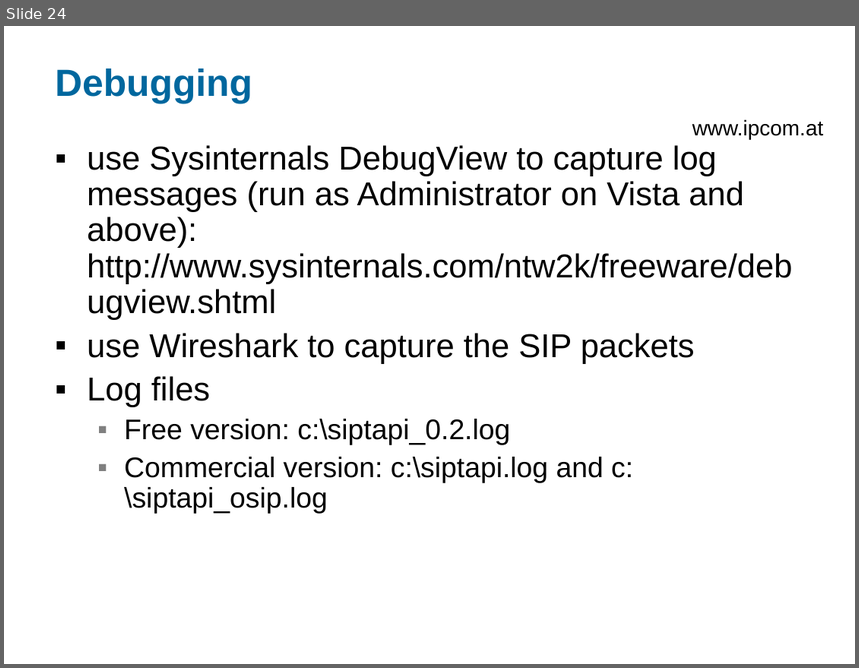
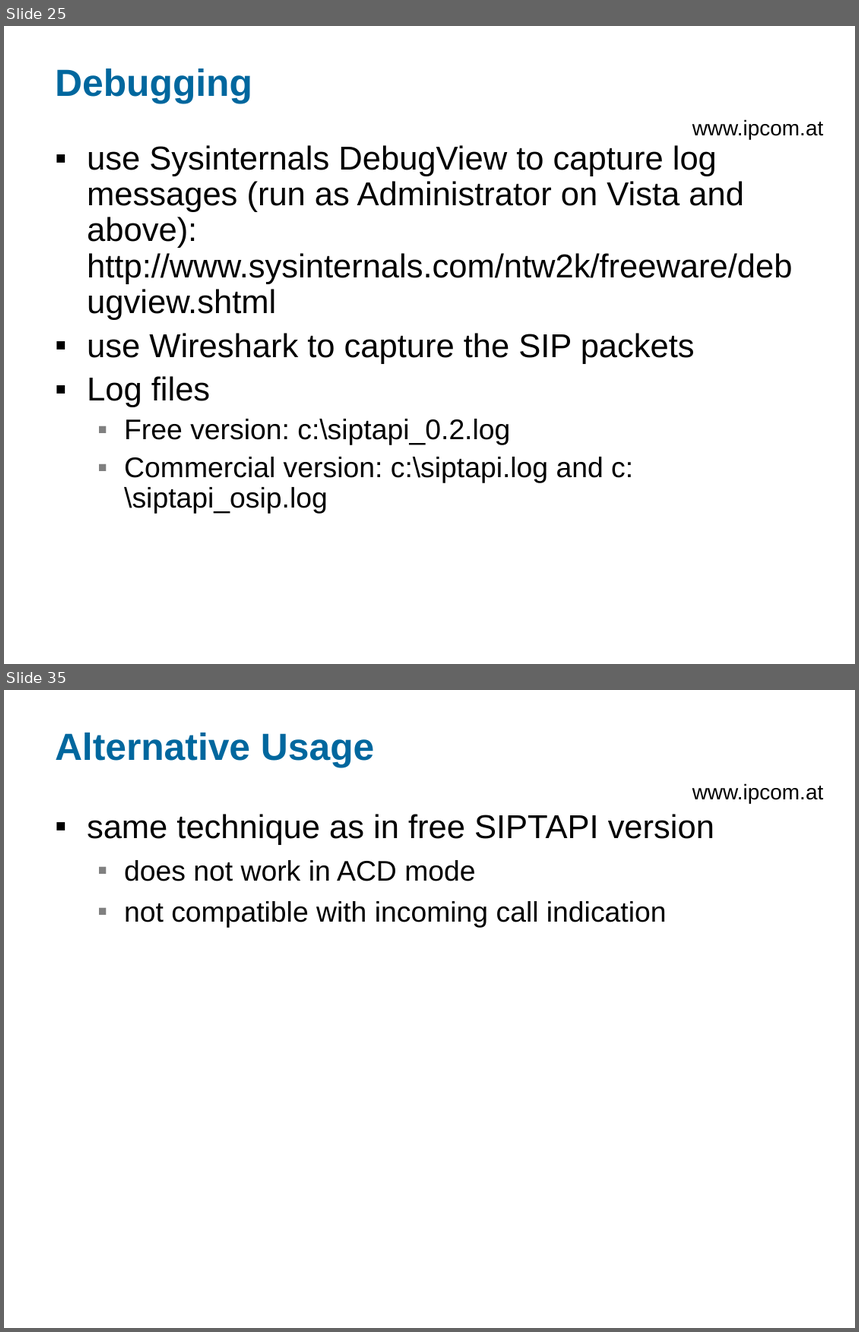
Before and after one commit to egilkh/siptapi, a slide deck: doc/SIPTAPI-README.ppt. Shown one above the other, each under a label of ours: slide 24 before the commit, slides 25 and 35 after it; the slides between them are not shown. The pictures are 859x668 and 859x1332 pixels, drawn with LibreOffice and Linux fonts; fonts in the diff are those of the drawing; background and template pictures are left out. Boxes give left, top, right and bottom in pixels: in the first picture for what was removed or moved away, otherwise in the second. Text is boxed around its words. In the diff, an @@ line names an element or a change of style, - is before the commit and + after.

Commit message:
READMe now also contains the description of the commercial SIPTAPI

```diff
--- a/doc/SIPTAPI-README.ppt
+++ b/doc/SIPTAPI-README.ppt
@@ slide 35 added at <box>4,690,855,1328</box>, background #FFFFFF; not listed: 1 template element that a slide beside it also shows @@
@@ title added at <box>55,733,374,768</box>, 32 pt, text #00679E, bold @@
+Alternative Usage
@@ text added at <box>87,814,715,928</box>, 24 pt, text #000000 @@
+▪ same technique as in free SIPTAPI version
+  ▪ does not work in ACD mode
+  ▪ not compatible with incoming call indication
@@ what was slide 24 is now slide 25 @@
```
Also in this commit, not shown: 3 slides changed, 17 other slides added, 1 slide removed, 1 other file.
